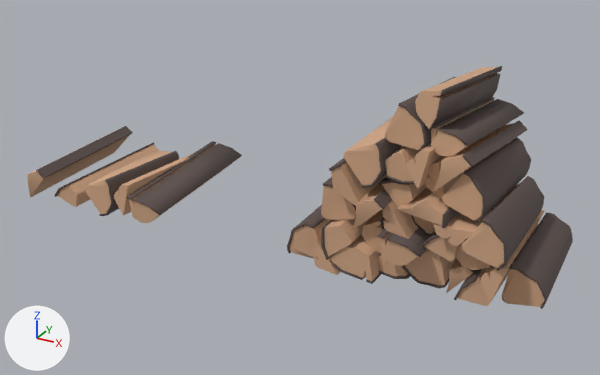
Renders of the FBX model Assets/Models/firewood.fbx from each side of a commit.
Camera for both pictures: a camera (50 mm lens) standing at (0.94, -2.68, 1.55) and looking at (-0.56, 0.06, 0.18). Every picture has the same lights, and +X, +Y and +Z are marked at lower left. The picture after the commit comes second. Where no turn or scale is listed for an object, it has been applied to the vertices.
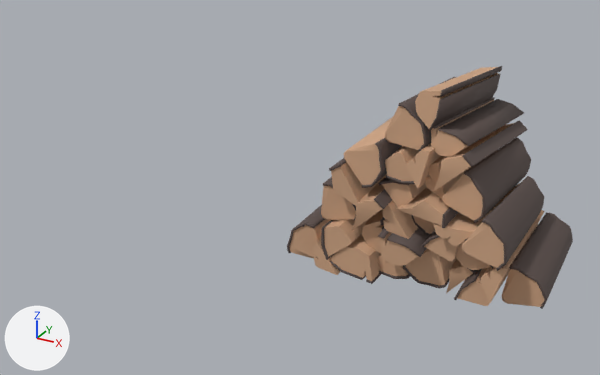
Pixel boxes (x1, y1, x2, y2) of what changed, in the pictures (600 x 375 px):
'Cube.044', deleted
    before: (127, 141, 242, 223)
'Cube.043', deleted (brown)
    before: (27, 126, 133, 198)
'Cube.040', deleted (beige)
    before: (85, 151, 179, 216)
'Cube.042', deleted (beige)
    before: (55, 142, 159, 207)
'Cube.041', deleted (beige)
    before: (114, 153, 193, 216)

What changed in the scene script:
```text
Remove ob_cube_043:
    ob_cube_043 = bpy.data.objects.new('Cube.043', me_cube_051)
    ob_cube_043.location = (-1.687, 0.022, 0.137)
Remove ob_cube_040:
    ob_cube_040 = bpy.data.objects.new('Cube.040', me_cube_029)
    ob_cube_040.location = (-1.358, -0.001, 0.075)
Remove ob_cube_042:
    ob_cube_042 = bpy.data.objects.new('Cube.042', me_cube_043)
    ob_cube_042.location = (-1.577, 0.055, 0.062)
Remove ob_cube_044:
    ob_cube_044 = bpy.data.objects.new('Cube.044', me_cube_045)
    ob_cube_044.location = (-1.162, 0.078, 0.091)
Remove ob_cube_041:
    ob_cube_041 = bpy.data.objects.new('Cube.041', me_cube_042)
    ob_cube_041.location = (-1.262, 0.05, 0.1)
```
